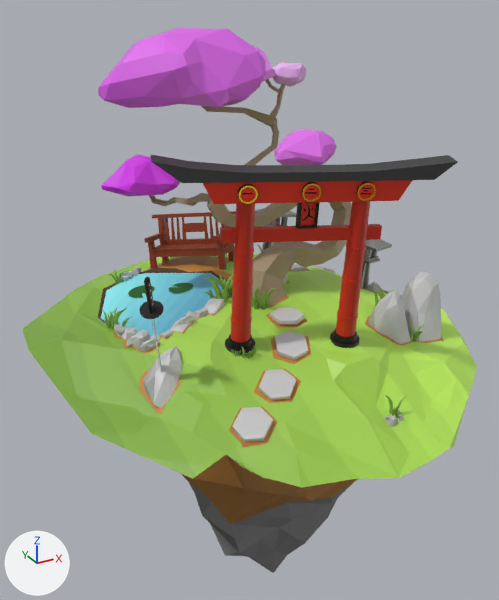
Renders of the glTF model src/assets/island.glb from each side of a commit.
Camera for both pictures: a 50 mm lens placed at (-10.45, -19.25, 12.68), pointed at (0.14, 0.01, 3.05). The axes (+X, +Y, +Z) are drawn at lower left. The lights are the same throughout. Where no turn or scale is listed for an object, it has been applied to the vertices. Vertices at the same position are counted once.

Names of what the first picture shows: 'bench', 'bigRocks', 'gate', 'grass', 'islandBottom', 'island_top', 'katana', 'leaf', 'pathTop', 'rocks', 'trunk'.
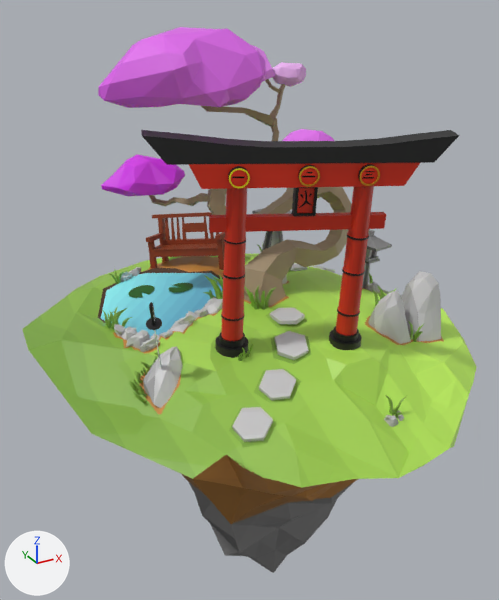
Diff of the bpy script that builds the scene:
```diff
--- a/src/assets/island.glb.py
+++ b/src/assets/island.glb.py
@@ me_cube_001 @@
 # used by ob_grass; location = (3.51, -4.66, 2.51)
-me_cube_001.from_pydata(...)  # 1998 vertices, 3700 faces; spans x -8.32..0.85, y -2.56..9.02, z -0.64..2.11
+me_cube_001.from_pydata(...)  # 2889 vertices, 5350 faces; spans x -8.83..1.52, y -2.56..9.02, z -0.64..2.11
+# me_cube_001 part 1: 215 vertices moved from x -5.9..-5.29, y 0.65..0.92, z 0.62..1.14 to x -5.9..-5.34, y 0.63..1.02, z 0.63..1.14; 1 vertex removed from x -5.53, y 0.76, z 0.67; 1 vertex added at x -5.54, y 0.86, z 0.73
+# me_cube_001 part 2: 243 vertices added at x -8.79..-7.85, y 1.86..2.33, z -0.12..0.66
 me_cube_001.materials.append(mat_platform)
@@ me_cylinder_002 @@
 # used by ob_gate; location = (-1.29, -3.71, 3.23); rotation_euler = (0.0845, -0.00587, 0.0536), in degrees (4.8, -0.3, 3.1); scale = (0.439, 0.439, -0.0628)
-me_cylinder_002.from_pydata(...)  # 1750 vertices, 3464 faces; spans x -7.1..10.2, y -4.7..3.6, z -91.1..3.4
+me_cylinder_002.from_pydata(...)  # 1734 vertices, 3432 faces; spans x -6.5..9.6, y -4.4..3.4, z -92.7..3.4
+# me_cylinder_002 part 3: the loose piece of 52 vertices spanning x -7.1..10.2, y -4.7..3.6, z -91.1..-82.3 is rebuilt with 36 vertices and now spans x -6.5..9.6, y -4.4..3.4, z -92.7..-82.1
+# me_cylinder_002 part 4: 384 kept faces spanning x -2.4..5.6, y -2.6..1.5, z -51.4..-15.8 get new texture (UV) coordinates
 me_cylinder_002.materials.append(mat_platform)
@@ ob_katana @@
 ob_katana = bpy.data.objects.new('katana', me_cylinder)
-ob_katana.location = (-4.76, -3.68, 4.9)
+ob_katana.location = (-4.68, -3.53, 4.52)
 ob_katana.rotation_euler = (-0.406, 0.138, 2.924)  # degrees (-23, 7.9, 168)
-ob_katana.scale = (0.237, 0.237, 0.0202)
+ob_katana.scale = (0.163, 0.163, 0.0139)
@@ ob_gate @@
 ob_gate = bpy.data.objects.new('gate', me_cylinder_002)
-ob_gate.location = (-1.29, -3.71, 3.23)
+ob_gate.location = (-1.49, -3.73, 3.31)
 ob_gate.rotation_euler = (0.0845, -0.00587, 0.0536)  # degrees (4.8, -0.3, 3.1)
-ob_gate.scale = (0.439, 0.439, -0.0628)
+ob_gate.scale = (0.474, 0.474, -0.0677)
```

Changed parts and their boxes [x1, y1, x2, y2] in the pictures (499 x 600 px; the box of a moved part takes in the faces that stretch with it):
'gate', reshaped, moved, rescaled (13% taller)
    before: [150, 154, 458, 356]
    after: [141, 130, 460, 358]
'katana', moved, rescaled (35% narrower, 29% shorter)
    before: [139, 277, 164, 371]
    after: [146, 302, 162, 368]
part 1 of me_cube_001, moved or reshaped
    before: [236, 346, 256, 358]
    after: [238, 344, 253, 361]
part 2 of me_cube_001, added
    after: [129, 361, 152, 386]
part 3 of me_cylinder_002, rebuilt (20% taller)
    before: [150, 154, 458, 183]
    after: [141, 130, 460, 165]
part 4 of me_cylinder_002, surface changed
    before: [231, 246, 366, 324]
    after: [221, 235, 369, 321]
